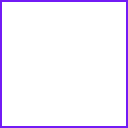
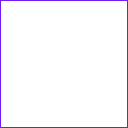
Before/after of a 128px x 128px layered artwork. What changed in the layer stack:
painted on "Layer 1" over [1, 1, 127, 127]
